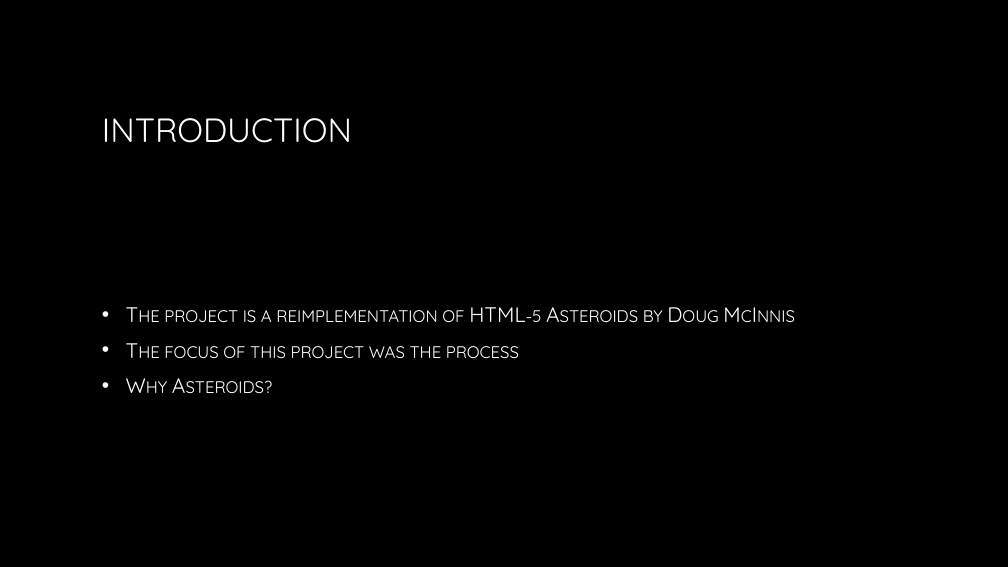
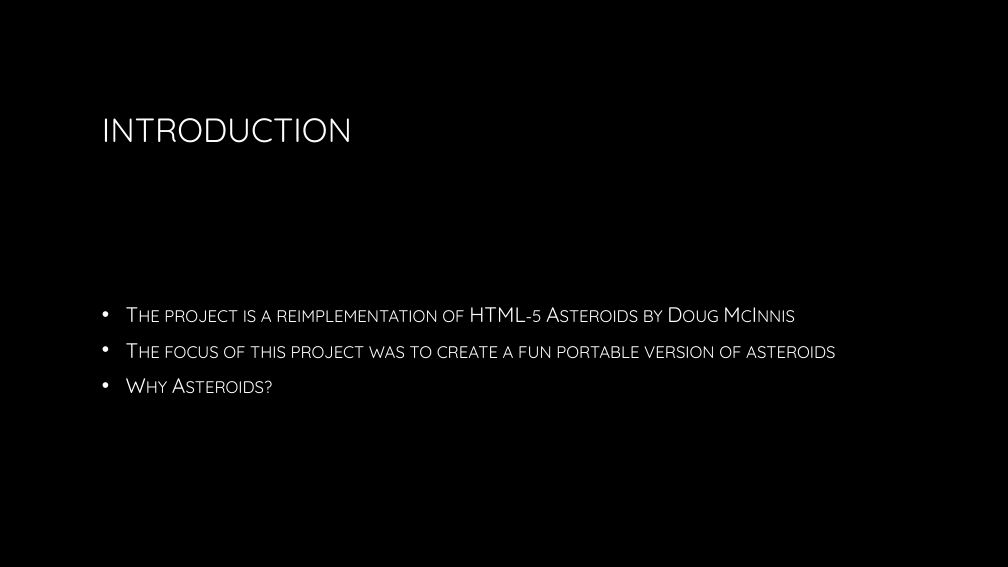
Before and after one commit to momaji/Staroids, a slide deck: slide 2 of Staroids.pptx. Drawn at 1008x567 pixels with LibreOffice and Linux fonts; fonts in the diff are those of the drawing; background and template pictures are left out. Boxes give left, top, right and bottom in pixels: in the first picture for what was removed or moved away, otherwise in the second. Text is boxed around its words. In the diff, an @@ line names an element or a change of style, - is before the commit and + after.

Commit message:
powerpoint

```diff
--- a/Staroids.pptx
+++ b/Staroids.pptx
@@ text at (x1=164, y1=346, x2=835, y2=358): text changed @@
-• The focus of this project was the process
+• The focus of this project was to create a fun portable version of asteroids
```
